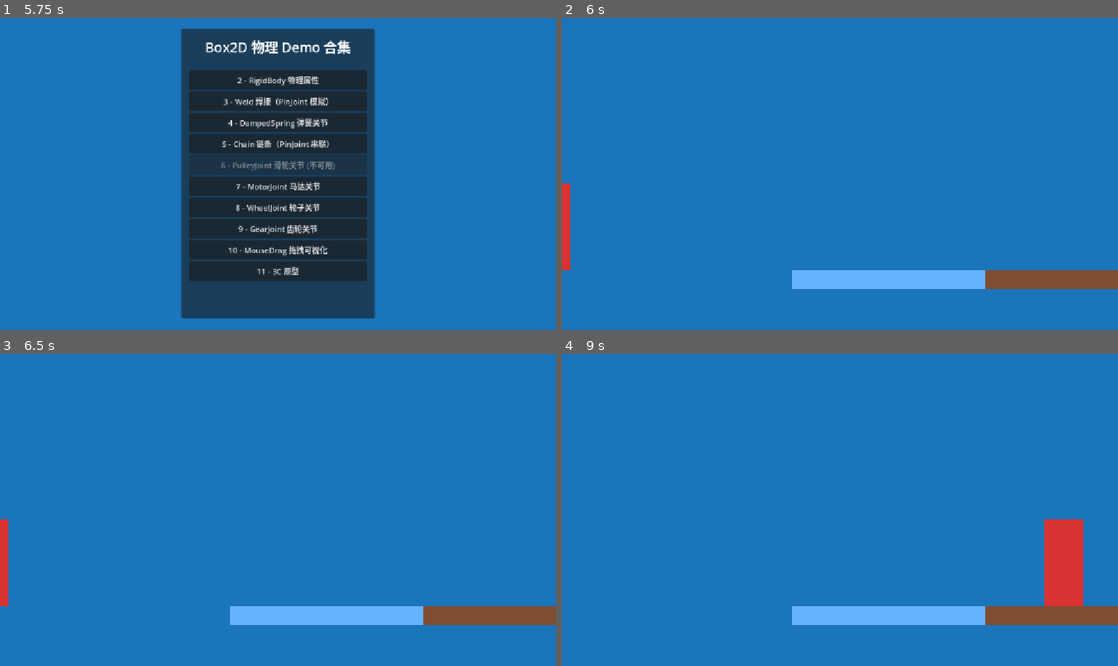
Above: before the commit, frames 1-4 (two rows, left to right).
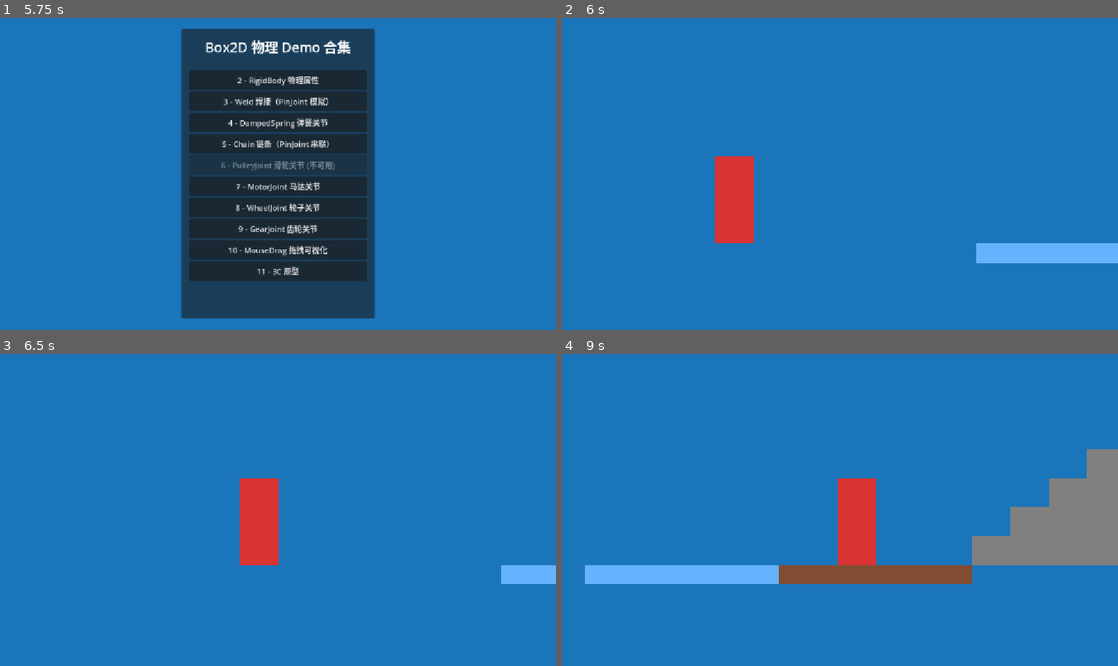
Above: after the commit, the same moments.

Repository: xuxiao305/Godot001
Game: Godot game, scene res://Scenes/Demos/demo_menu.tscn
Same seed, same stepped clock (60 frames per second), same inputs: the game is played once before the commit and once after it.
Inputs (mouse positions are in pixels of both pictures, inside the frame that each line leads up to):
- Up to frame 1 (5.75 s): click "2 - RigidBody 物理属性" at 0.5 s; tap Enter at 1.25 s; move the mouse to (400, 158) at 1.27 s; hold D (Right) 1.28-2 s; click (400, 158) at 1.42 s; tap Space (Jump) at 1.52 s; click "< 返回菜单" at 2 s; click "4 - DampedSpring 弹簧关节" at 2.75 s; click "< 返回菜单" at 3.5 s; click "10 - MouseDrag 拖拽可视化" at 4.25 s; click "< 返回菜单" at 5 s
- Up to frame 2 (6 s): click "11 - 3C 原型" at 5.75 s
- Up to frame 3 (6.5 s): no input
- Up to frame 4 (9 s): drag from (728, 525) to (812, 572) at 6.52 s; tap Space (Jump) at 7.25 s; move the mouse to (895, 441) at 7.27 s; hold D (Right) 7.28-8 s; drag from (812, 572) to (673, 463) at 8.02 s; move the mouse to (1006, 556) at 8.77 s; hold A (Left) from 8.78 s (still down)

Frame 1 is identical in both runs. In frame 2, 7.5% of the frame differs, in the area x 0-100%, y 44-87%; in frame 3, 6.5%; in frame 4, 16%, in the area x 4-100%, y 30-87%.
Error before the commit: Cannot call method 'get' on a null value. (res://Scripts/Prototypes/3C/debug_panel.gd:93)

Commit message:
fix(3c): drop node_paths directive for NodePath exports (camera/debug panel)

Diff:
--- a/Scenes/Prototypes/3C/test_level.tscn
+++ b/Scenes/Prototypes/3C/test_level.tscn
@@ -57,7 +57,7 @@
 
 [node name="TestLevel" type="Node2D"]
 
-[node name="CameraFollow" type="Camera2D" parent="." node_paths=PackedStringArray("target_path")]
+[node name="CameraFollow" type="Camera2D" parent="."]
 position = Vector2(700, 400)
 enabled = true
 script = ExtResource("2")
@@ -325,5 +325,5 @@
 offset_bottom = 30.0
 color = Color(1.0, 0.6, 0.2, 1)
 
-[node name="DebugPanel" parent="." instance=ExtResource("3") node_paths=PackedStringArray("player_path")]
+[node name="DebugPanel" parent="." instance=ExtResource("3")]
 player_path = NodePath("../Player3C")
